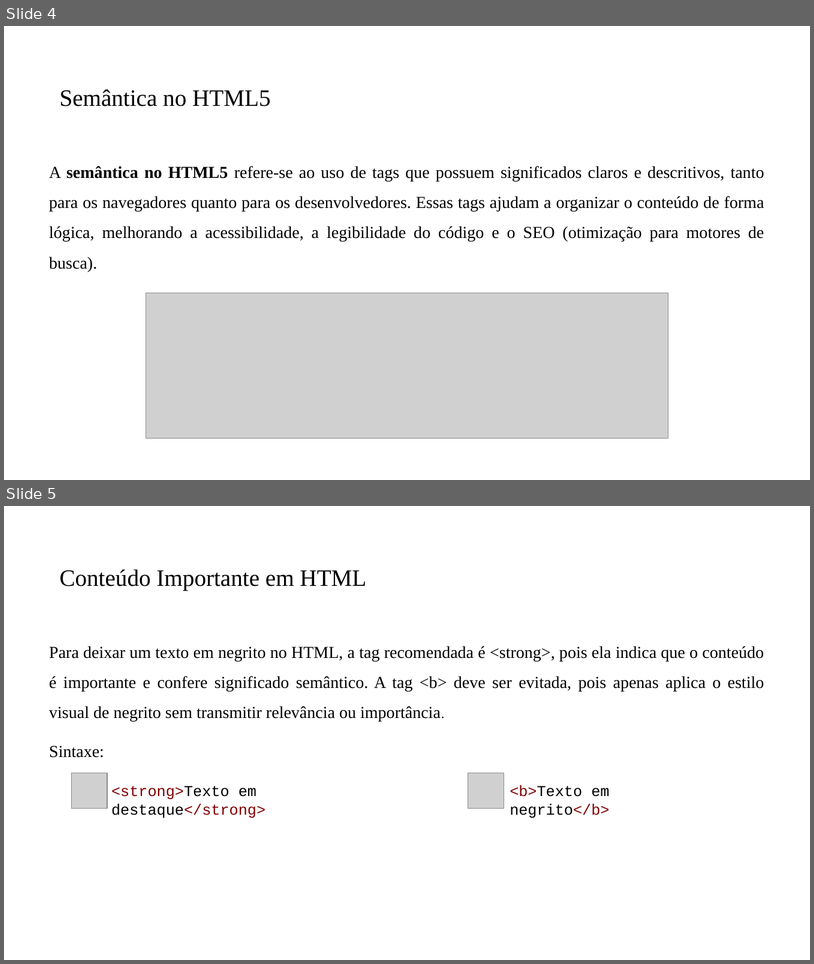
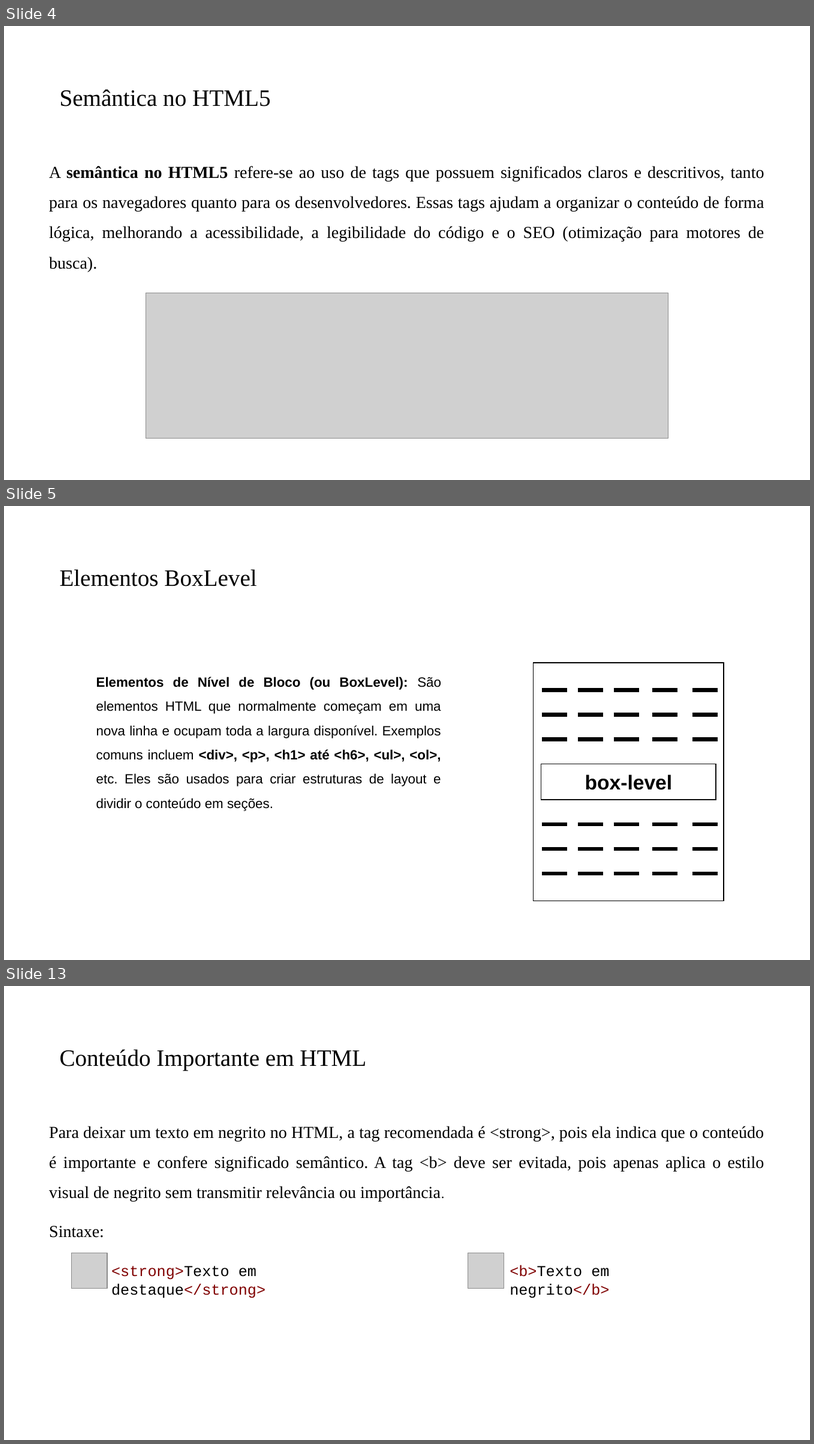
Before and after one commit to PedroMiho/Logica-de-Programacao, a slide deck: Módulo 01 - HTML e CSS/Aula 03 - Semantica em HTML/Semantica no HTML.pptx. Shown one above the other, each under a label of ours: slides 4 and 5 before the commit, slides 4, 5 and 13 after it; the slides between them are not shown. The pictures are 814x964 and 814x1444 pixels, drawn with LibreOffice and Linux fonts; fonts in the diff are those of the drawing; grey boxes stand for pictures; background and template pictures are left out. Boxes give left, top, right and bottom in pixels: in the first picture for what was removed or moved away, otherwise in the second. Text is boxed around its words. In the diff, an @@ line names an element or a change of style, - is before the commit and + after.

```diff
--- a/Módulo 01 - HTML e CSS/Aula 03 - Semantica em HTML/Semantica no HTML.pptx
+++ b/Módulo 01 - HTML e CSS/Aula 03 - Semantica em HTML/Semantica no HTML.pptx
@@ slide 5 added at [4, 506, 810, 960], background #FFFFFF @@
@@ title added at [60, 569, 257, 586], 28 pt, text #000000 @@
+Elementos BoxLevel
@@ text added at [96, 676, 441, 811], 16 pt, text #000000 @@
+Elementos de Nível de Bloco (ou BoxLevel): São elementos HTML que normalmente começam em uma nova linha e ocupam toda a largura disponível. Exemplos comuns incluem <div>, <p>, <h1> até <h6>, <ul>, <ol>, etc. Eles são usados para criar estruturas de layout e dividir o conteúdo em seções.
@@ group added at [534, 663, 725, 901]: 30 lines, 2 rectangles @@
+box-level
@@ what was slide 5 is now slide 13 @@
```
Also in this commit, not shown: 9 other slides added, 2 other files.
